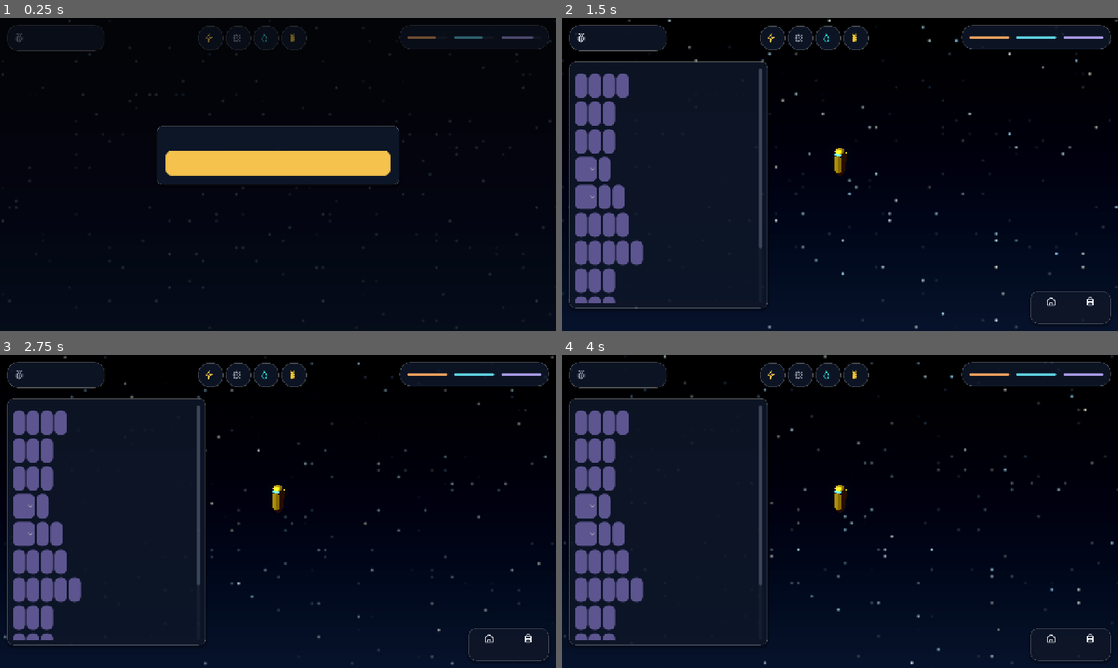
Above: before the commit, frames 1-4 (two rows, left to right).
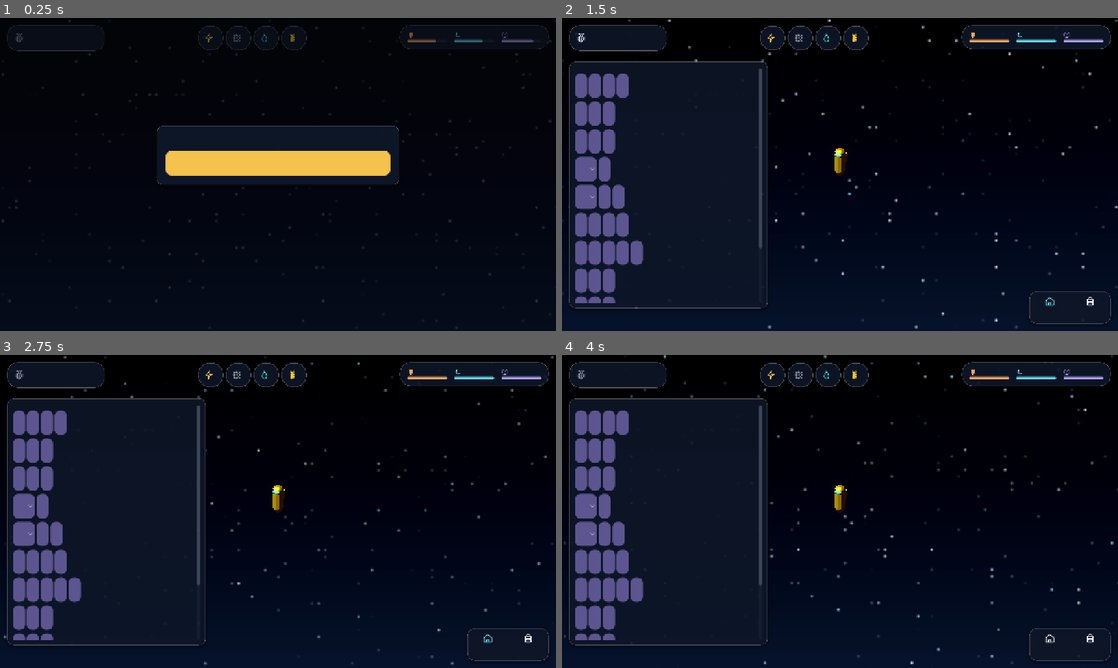
Above: after the commit, the same moments.

Repository: vincent/SpaceStationGame
Game: Godot game, scene res://src/world/main.tscn
The game is run twice, just before and just after one commit, with the same random seed, the same clock (stepped at 60 frames per second) and the same inputs.
Inputs (mouse positions are in pixels of both pictures, inside the frame that each line leads up to):
- Up to frame 1 (0.25 s): no input
- Up to frame 2 (1.5 s): click "Continue" at 0.5 s; click (578, 36) at 1.25 s
- Up to frame 3 (2.75 s): click "New" at 2 s
- Up to frame 4 (4 s): click "New" at 2.75 s; click "Room" at 3.5 s

The runs differ from the first frame. In frame 1, 0.3% of the frame differs, in the area x 73-96%, y 4-8%; in frame 2, 0.5%, in the area x 73-98%, y 4-98%; in frame 3, 0.5%; in frame 4, 0.5%.

Commit message:
HUD polish 6/7: top bar, status chips, dock
Needs get their icons (tinted pink when low) and tabular values; the
clock uses tabular figures; status chips show a trend chevron (filling /
draining); the dock gets a divider and a cyan view icon.

Co-Authored-By: Claude Opus 5.5 <noreply@anthropic.com>

Diff:
--- a/src/ui/hud.gd
+++ b/src/ui/hud.gd
@@ -138,9 +138,17 @@
 	inventory_button.name = "InventoryButton"
 	for b: Button in [view_button, inventory_button]:
 		b.custom_minimum_size = DOCK_BUTTON
-		b.add_theme_font_size_override("font_size", UITheme.SMALL_FONT_SIZE)
-		b.add_theme_color_override("icon_normal_color", UITheme.TEXT)
+		b.add_theme_font_size_override("font_size", UITheme.SMALL_FONT_SIZE - 1)
+		b.add_theme_color_override("font_color", UITheme.TEXT)
+		b.add_theme_color_override("icon_normal_color", UITheme.CYAN if b == view_button else UITheme.TEXT)
 		b.add_theme_constant_override("h_separation", 2)
+		if b == inventory_button:  # hairline between the two
+			var divider := ColorRect.new()
+			divider.color = UITheme.HAIRLINE
+			divider.custom_minimum_size = Vector2(1, 0)
+			divider.size_flags_vertical = Control.SIZE_FILL
+			divider.mouse_filter = Control.MOUSE_FILTER_IGNORE
+			dock.add_child(divider)
 		dock.add_child(b)
 	_nav_row.resized.connect(_place_dock)
 
--- a/src/ui/status_bar.gd
+++ b/src/ui/status_bar.gd
@@ -1,7 +1,8 @@
 class_name StatusBar
 extends HFlowContainer
 ## Station status in the top bar: one chip per resource that matters (stock > 0
-## or a producer exists) showing its icon and amount, plus power and crew chips.
+## or a producer exists) showing its icon, amount and a small trend chevron
+## (mint up = filling, pink down = draining), plus power and crew chips.
 ## Net rates live in the popover.
 ## Chips appear the first time their resource matters and then stay, so the
 ## start of the game stays clean. Tapping a chip opens the ProductionPopover.
@@ -25,6 +26,7 @@
 
 	var id: StringName
 	var amount_label: Label
+	var trend: TextureRect
 	## Net rate per hour, kept for tests and tinting (not displayed).
 	var rate: float = 0.0
 	## Progress (0..1) towards the next whole unit, < 0 = no strip.
@@ -46,10 +48,14 @@
 			row.add_child(UITheme.icon_rect(icon_name, color, 22))
 		else:
 			row.add_child(UITheme.dot(color, 12))
-		amount_label = UITheme.label("", false, UITheme.TEXT)
+		amount_label = UITheme.number_label("", UITheme.TEXT)
 		amount_label.vertical_alignment = VERTICAL_ALIGNMENT_CENTER
 		amount_label.mouse_filter = Control.MOUSE_FILTER_IGNORE
 		row.add_child(amount_label)
+		trend = UITheme.icon_rect(&"chevron_up", UITheme.SUCCESS, 14)
+		trend.name = "Trend"
+		trend.hide()
+		row.add_child(trend)
 
 	func _gui_input(event: InputEvent) -> void:
 		var mb := event as InputEventMouseButton
@@ -95,7 +101,12 @@
 		amount_label.text = text
 		rate = p_rate
 		# A draining resource reads pink; the popover tells by how much.
-		amount_label.add_theme_color_override("font_color", UITheme.DANGER if rate <= -0.005 else UITheme.TEXT)
+		var draining := rate <= -0.005
+		amount_label.add_theme_color_override("font_color", UITheme.DANGER if draining else UITheme.TEXT)
+		trend.visible = draining or rate >= 0.005
+		if trend.visible:
+			trend.texture = UITheme.icon(&"chevron_down" if draining else &"chevron_up")
+			trend.modulate = UITheme.DANGER if draining else UITheme.SUCCESS
 
 
 func _ready() -> void:
--- a/src/ui/top_bar.gd
+++ b/src/ui/top_bar.gd
@@ -3,9 +3,9 @@
 ## Top of the HUD: floating glass pills with gaps between them, so the
 ## station stays visible. Left: clock (and the debug button in debug builds);
 ## centre: station status chips (StatusBar); right: the castaway's needs as
-## compact meters with their value. In portrait the chips move to a second
+## compact meters (icon, name, value) with their value. In portrait the chips move to a second
 ## row under the clock and needs.
-## Tapping the needs pill folds it to values only (a dot and a mini bar each).
+## Tapping the needs pill folds it to values only (an icon and a mini bar each).
 ## Long time skips (sleep, work) roll the clock forward visibly and show how
 ## much time passed ("+4 h").
 
@@ -25,6 +25,7 @@
 var needs_compact := false
 var _values: Dictionary[StringName, Label] = {}
 var _names: Dictionary[StringName, Label] = {}
+var _icons: Dictionary[StringName, TextureRect] = {}
 var _pulses: Dictionary[StringName, Tween] = {}
 var _bar_tweens: Dictionary[StringName, Tween] = {}
 var _row: HBoxContainer
@@ -54,6 +55,7 @@
 		clock_row.add_child(dbg)
 		(_clock.get_theme_stylebox("panel") as StyleBoxFlat).content_margin_left = 4
 	_clock_label = UITheme.title_label("")
+	_clock_label.add_theme_font_override("font", UITheme.font(UITheme.FONT_NUMERIC))
 	_clock_label.custom_minimum_size.x = 150
 	clock_row.add_child(_clock_label)
 	_skip_badge = UITheme.label("", true, UITheme.YELLOW)
@@ -86,13 +88,16 @@
 		col.size_flags_vertical = Control.SIZE_SHRINK_CENTER
 		col.mouse_filter = Control.MOUSE_FILTER_IGNORE
 		var head := HBoxContainer.new()
-		head.add_theme_constant_override("separation", UITheme.SPACE_S)
+		head.add_theme_constant_override("separation", 4)
 		head.mouse_filter = Control.MOUSE_FILTER_IGNORE
+		var need_icon := UITheme.icon_rect(need, color, 16)
+		head.add_child(need_icon)
+		_icons[need] = need_icon
 		var name_label := UITheme.label(String(need).capitalize(), true, UITheme.TEXT_DIM)
 		name_label.size_flags_horizontal = Control.SIZE_EXPAND_FILL
 		name_label.mouse_filter = Control.MOUSE_FILTER_IGNORE
 		head.add_child(name_label)
-		var value := UITheme.label("", true, UITheme.TEXT)
+		var value := UITheme.number_label("", UITheme.TEXT, true)
 		value.mouse_filter = Control.MOUSE_FILTER_IGNORE
 		head.add_child(value)
 		col.add_child(head)
@@ -207,6 +212,7 @@
 	_values[need].text = str(roundi(value))
 	var low := value < LOW_NEED
 	_values[need].add_theme_color_override("font_color", UITheme.DANGER if low else UITheme.TEXT)
+	_icons[need].modulate = UITheme.DANGER if low else HUD.NEED_COLORS.get(need, UITheme.CYAN)
 	_set_pulse(need, low)
 
 
